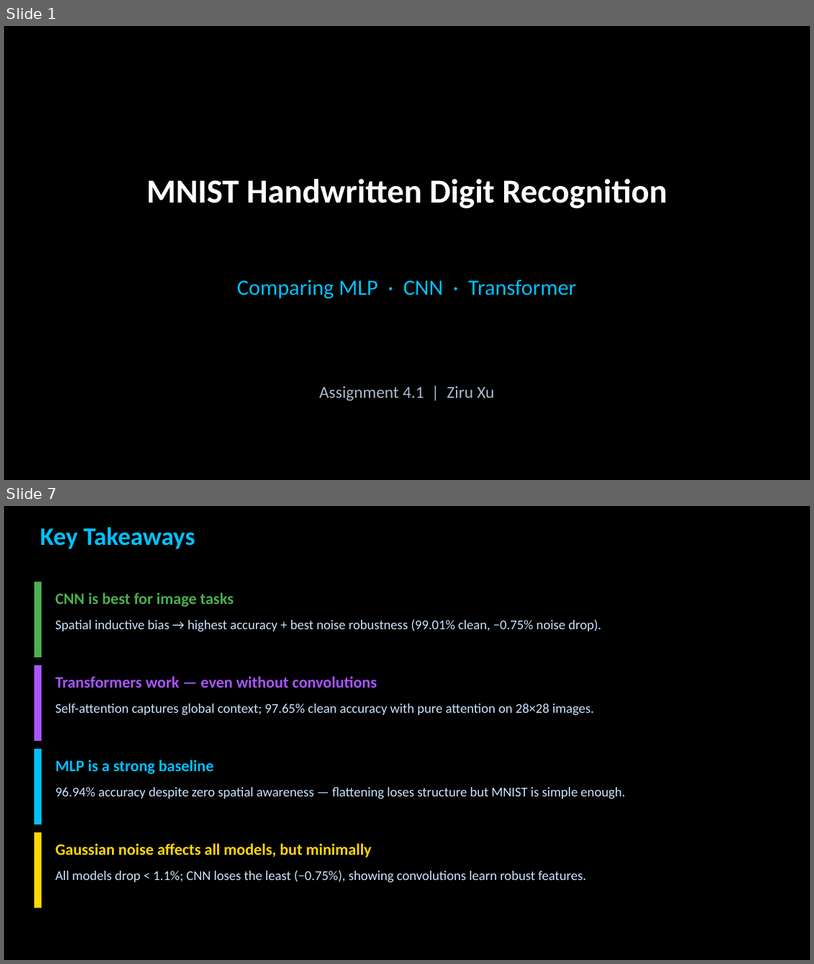
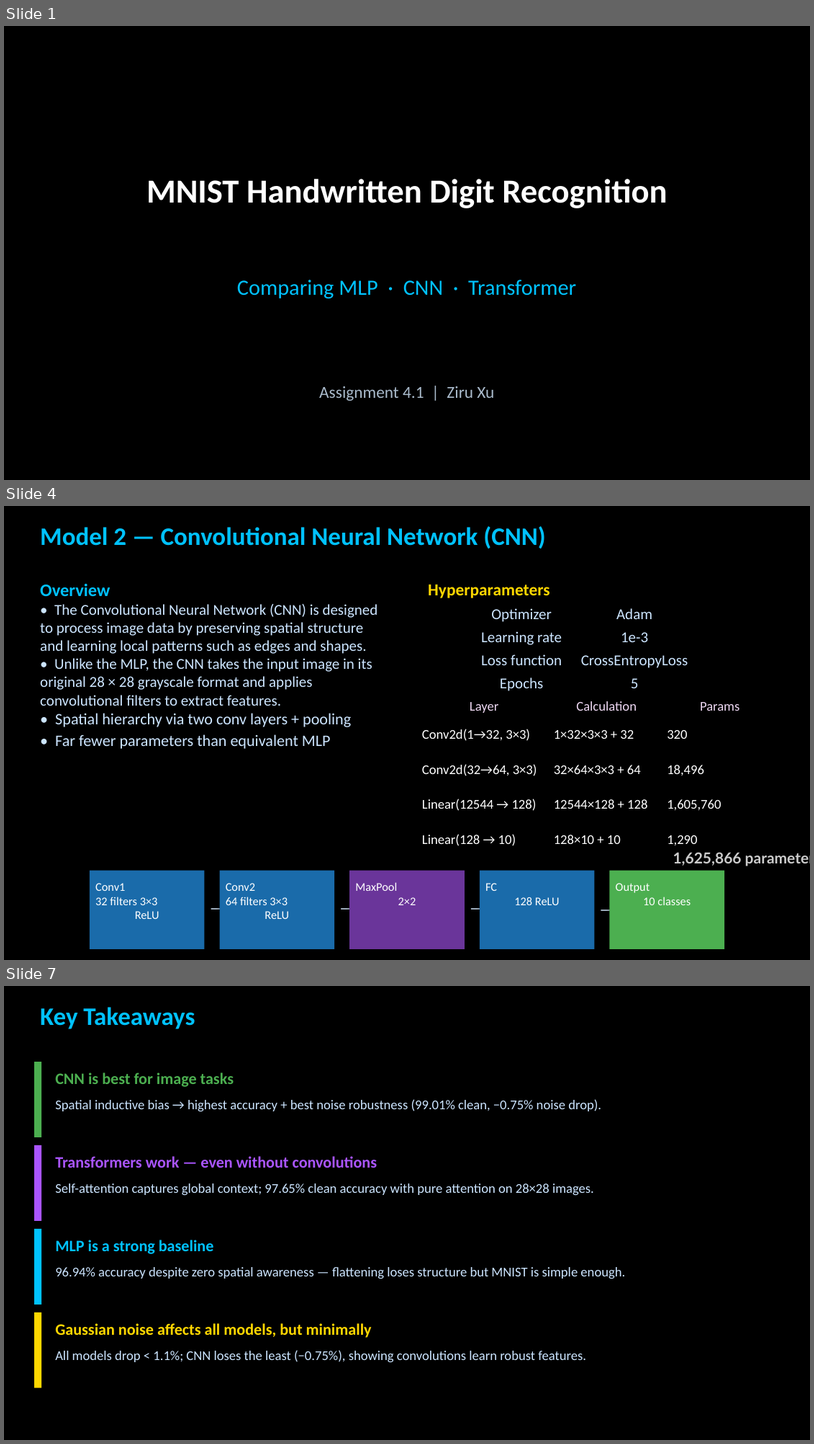
Before and after one commit to zxu235/ai-hw-spring-2026-Ziru-Xu, a slide deck: Assignment4.1-MNIST_Presentation.pptx. Shown one above the other, each under a label of ours: slides 1 and 7 before the commit, slides 1, 4 and 7 after it; the slides between them are not shown. The pictures are 814x964 and 814x1444 pixels, drawn with LibreOffice and Linux fonts; fonts in the diff are those of the drawing; background and template pictures are left out. Boxes give left, top, right and bottom in pixels: in the first picture for what was removed or moved away, otherwise in the second. Text is boxed around its words. In the diff, an @@ line names an element or a change of style, - is before the commit and + after.

```diff
--- a/Assignment4.1-MNIST_Presentation.pptx
+++ b/Assignment4.1-MNIST_Presentation.pptx
@@ slide 4 added at (4,506,810,960), background picture (left out) @@
@@ text added at (40,526,545,548), 30 pt, text #00C2FF, bold @@
+Model 2 — Convolutional Neural Network (CNN)
@@ text added at (40,584,378,749), 18 pt, text #CCE5FF @@
+Overview
+• The Convolutional Neural Network (CNN) is designed to process image data by preserving spatial structure and learning local patterns such as edges and shapes.
+• Unlike the MLP, the CNN takes the input image in its original 28 × 28 grayscale format and applies convolutional filters to extract features.
+• Spatial hierarchy via two conv layers + pooling
+• Far fewer parameters than equivalent MLP
@@ text added at (428,584,550,598), 20 pt, text #FFD700, bold @@
+Hyperparameters
@@ table added at (466,602,692,695), 4 rows, 2 columns @@
+Optimizer | Adam
+Learning rate | 1e-3
+Loss function | CrossEntropyLoss
+Epochs | 5
@@ table added at (419,695,777,857), 5 rows, 3 columns @@
+Layer | Calculation | Params
+Conv2d(1→32, 3×3) | 1×32×3×3 + 32 | 320
+Conv2d(32→64, 3×3) | 32×64×3×3 + 64 | 18,496
+Linear(12544 → 128) | 12544×128 + 128 | 1,605,760
+Linear(128 → 10) | 128×10 + 10 | 1,290
@@ text added at (674,852,742,865), 18 pt, text #CCCCCC, bold @@
+1,625,866 parameters
@@ group added at (89,870,725,949): 8 texts, 5 rectangles @@
+Conv1
+32 filters 3×3
+ReLU
+→
+Conv2
+64 filters 3×3
+ReLU
+→
+MaxPool
+2×2
+→
+FC
+128 ReLU
+Output
+10 classes
@@ text added at (594,896,610,929), 20 pt, text #AABBCC @@
+→
```
Also in this commit, not shown: 3 slides changed, 1 other slide added, 2 slides removed, 1 other file.
